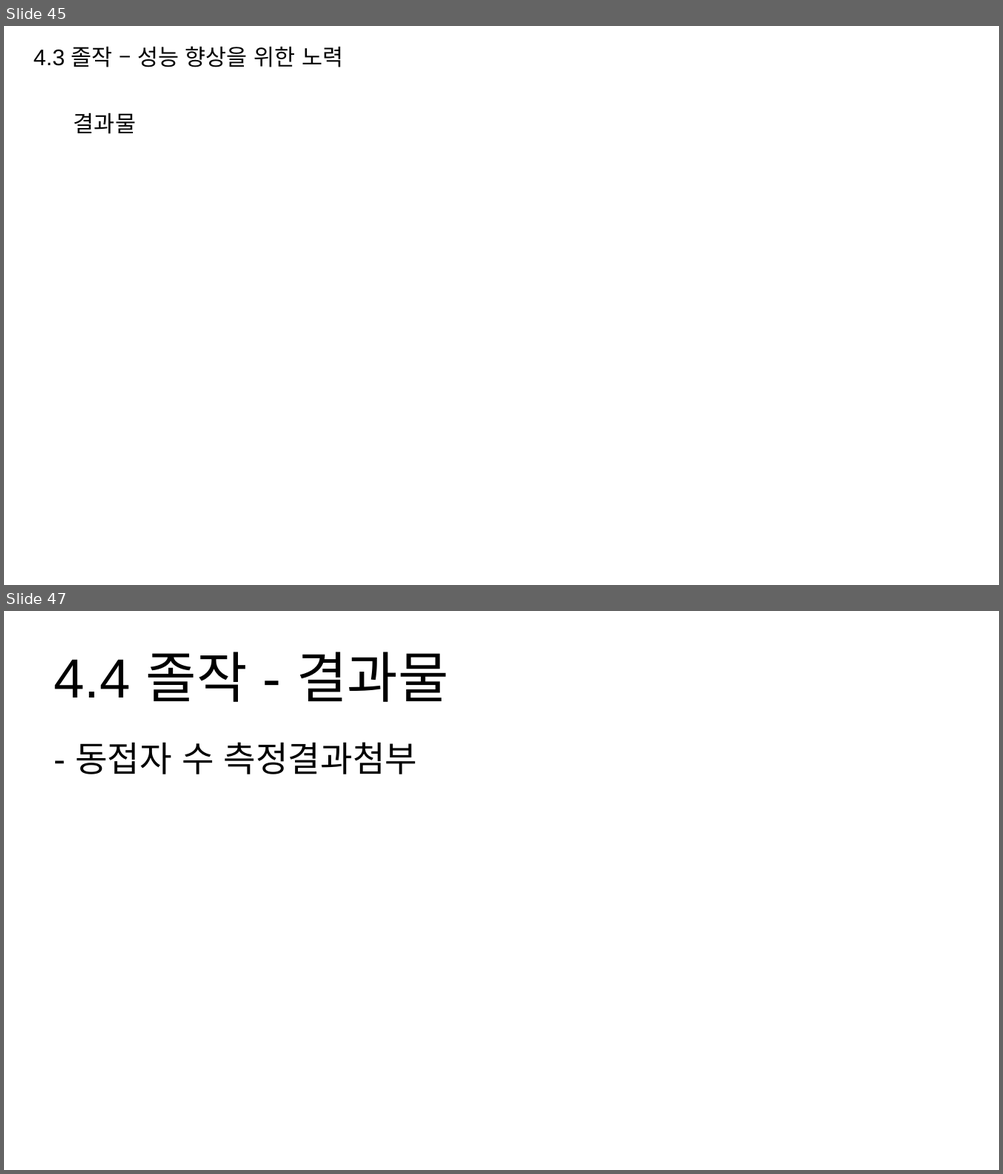
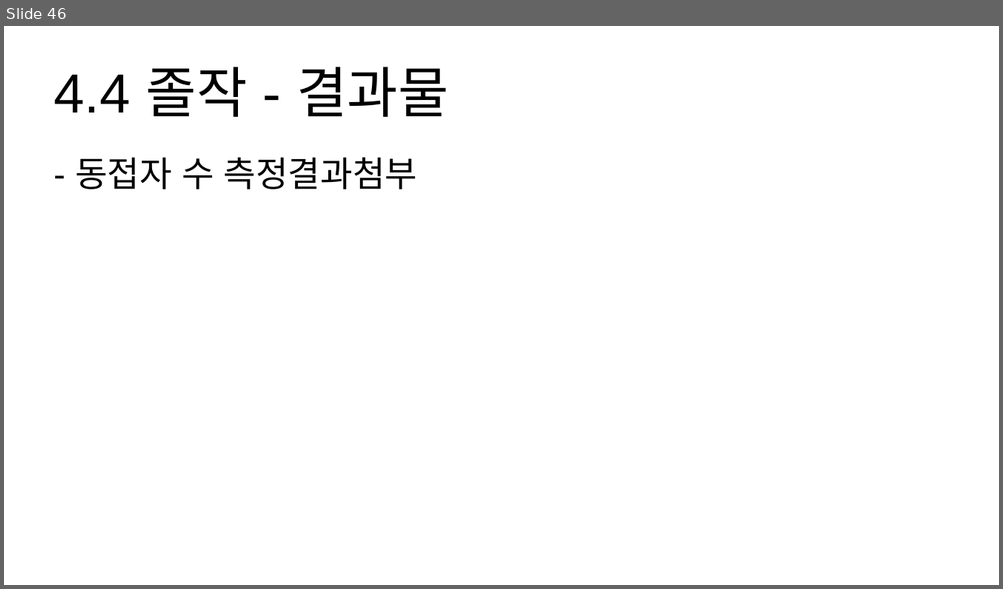
Before and after one commit to hypernagox/FYP_Evergreen, a slide deck: 포트폴리오/서버_최재혁/포트폴리오.pptx. Shown one above the other, each under a label of ours: slides 45 and 47 before the commit, slide 46 after it; the slides between them are not shown. The pictures are 1003x1174 and 1003x589 pixels, drawn with LibreOffice and Linux fonts; fonts in the diff are those of the drawing. Boxes give left, top, right and bottom in pixels: in the first picture for what was removed or moved away, otherwise in the second. Text is boxed around its words. In the diff, an @@ line names an element or a change of style, - is before the commit and + after.

```diff
--- a/포트폴리오/서버_최재혁/포트폴리오.pptx
+++ b/포트폴리오/서버_최재혁/포트폴리오.pptx
@@ slide 45 removed at [4,26,999,585], background #FFFFFF @@
@@ text removed at [34,46,343,67] @@
-4.3 졸작 – 성능 향상을 위한 노력
@@ text removed at [74,113,136,134] @@
-결과물
@@ what was slide 47 is now slide 46 @@
```
Also in this commit, not shown: 4 slides changed.
